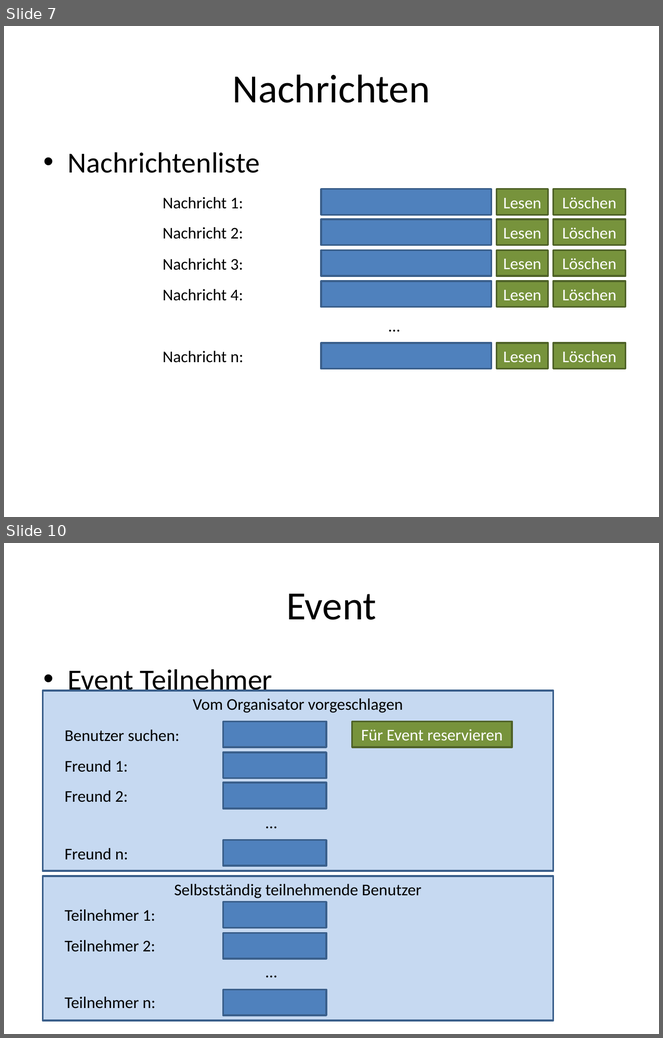
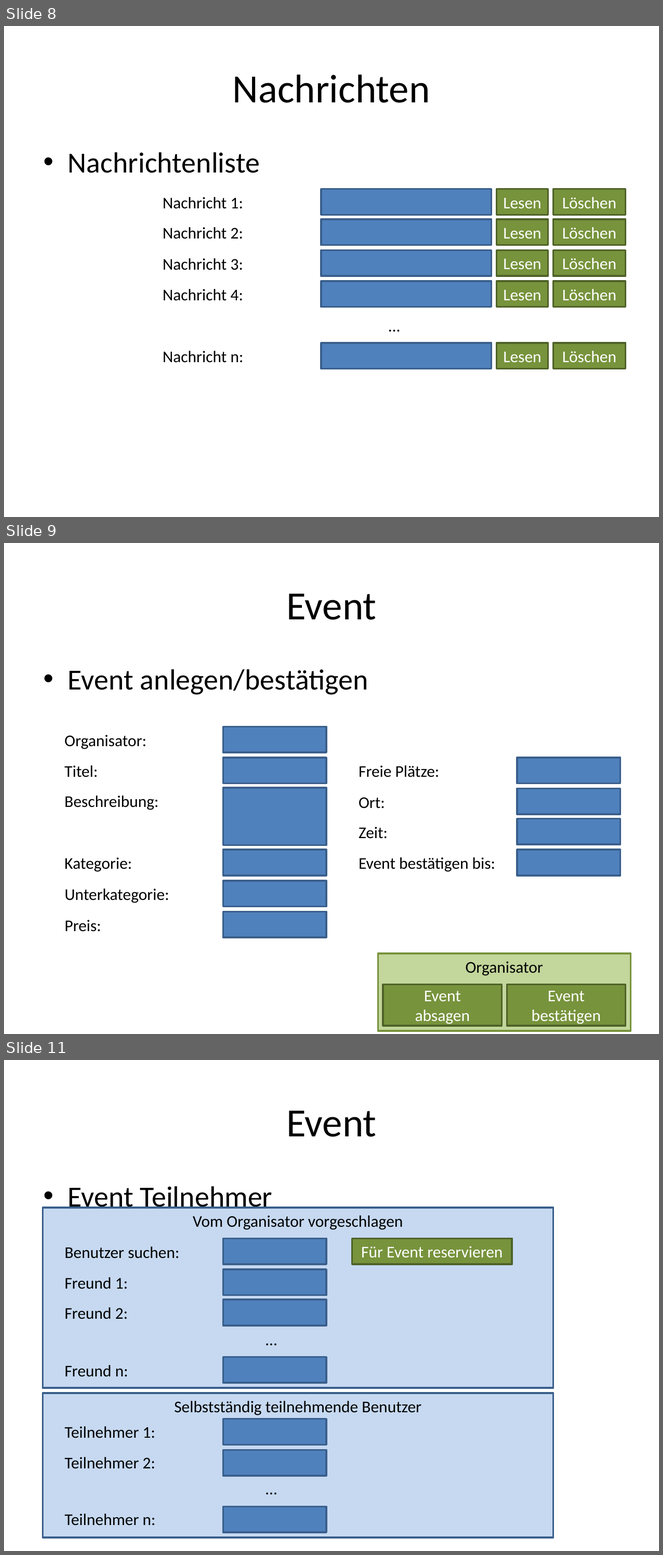
Before and after one commit to silkslostsoul/Eventalizer, a slide deck: Dokumente/Masken Mock-Ups.pptx. Shown one above the other, each under a label of ours: slides 7 and 10 before the commit, slides 8, 9 and 11 after it; the slides between them are not shown. The pictures are 663x1038 and 663x1555 pixels, drawn with LibreOffice and Linux fonts; fonts in the diff are those of the drawing. Boxes give left, top, right and bottom in pixels: in the first picture for what was removed or moved away, otherwise in the second. Text is boxed around its words. In the diff, an @@ line names an element or a change of style, - is before the commit and + after.

```diff
--- a/Dokumente/Masken Mock-Ups.pptx
+++ b/Dokumente/Masken Mock-Ups.pptx
@@ slide 9 added at (4,543,659,1034), background #FFFFFF @@
@@ title added at (286,593,377,620), 44 pt, text #000000 @@
+Event
@@ text added at (68,669,369,695), 32 pt, text #000000 @@
+• Event anlegen/bestätigen
@@ rectangle added at (223,727,326,753), fill #4F81BD, outline #3A5F8C 2 pt @@
@@ text added at (64,735,146,749), 18 pt, text #000000 @@
+Organisator:
@@ rectangle added at (223,758,326,783), fill #4F81BD, outline #3A5F8C 2 pt @@
@@ rectangle added at (517,758,620,783), fill #4F81BD, outline #3A5F8C 2 pt @@
@@ text added at (64,766,98,778), 18 pt, text #000000 @@
+Titel:
@@ text added at (359,766,440,778), 18 pt, text #000000 @@
+Freie Plätze:
@@ rectangle added at (223,788,326,846), fill #4F81BD, outline #3A5F8C 2 pt @@
@@ rectangle added at (517,788,620,814), fill #4F81BD, outline #3A5F8C 2 pt @@
@@ text added at (64,796,158,810), 18 pt, text #000000 @@
+Beschreibung:
@@ text added at (359,797,385,809), 18 pt, text #000000 @@
+Ort:
@@ rectangle added at (517,819,620,845), fill #4F81BD, outline #3A5F8C 2 pt @@
@@ text added at (359,827,388,839), 18 pt, text #000000 @@
+Zeit:
@@ rectangle added at (223,850,326,875), fill #4F81BD, outline #3A5F8C 2 pt @@
@@ rectangle added at (517,850,620,875), fill #4F81BD, outline #3A5F8C 2 pt @@
@@ text added at (64,858,132,872), 18 pt, text #000000 @@
+Kategorie:
@@ text added at (359,858,495,872), 18 pt, text #000000 @@
+Event bestätigen bis:
@@ rectangle added at (223,881,326,906), fill #4F81BD, outline #3A5F8C 2 pt @@
@@ text added at (65,889,169,903), 18 pt, text #000000 @@
+Unterkategorie:
@@ rectangle added at (223,912,326,938), fill #4F81BD, outline #3A5F8C 2 pt @@
@@ text added at (65,920,101,932), 18 pt, text #000000 @@
+Preis:
@@ rectangle added at (378,954,631,1031), fill #C3D69B, outline #77933C 2 pt, 18 pt, text #000000 @@
+Organisator
@@ rectangle added at (384,984,502,1026), fill #77933C, outline #4F6228 2 pt, 18 pt, text #FFFFFF @@
+Event
+absagen
@@ rectangle added at (507,984,626,1026), fill #77933C, outline #4F6228 2 pt, 18 pt, text #FFFFFF @@
+Event bestätigen
@@ what was slide 7 is now slide 8 @@
@@ what was slide 10 is now slide 11 @@
```
Also in this commit, not shown: 2 slides changed, 2 other files.
